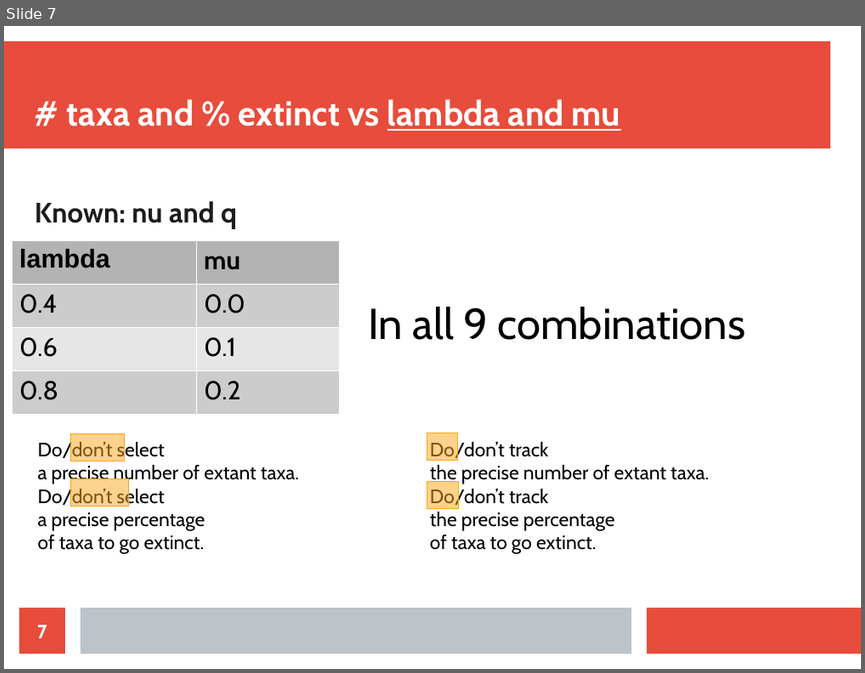
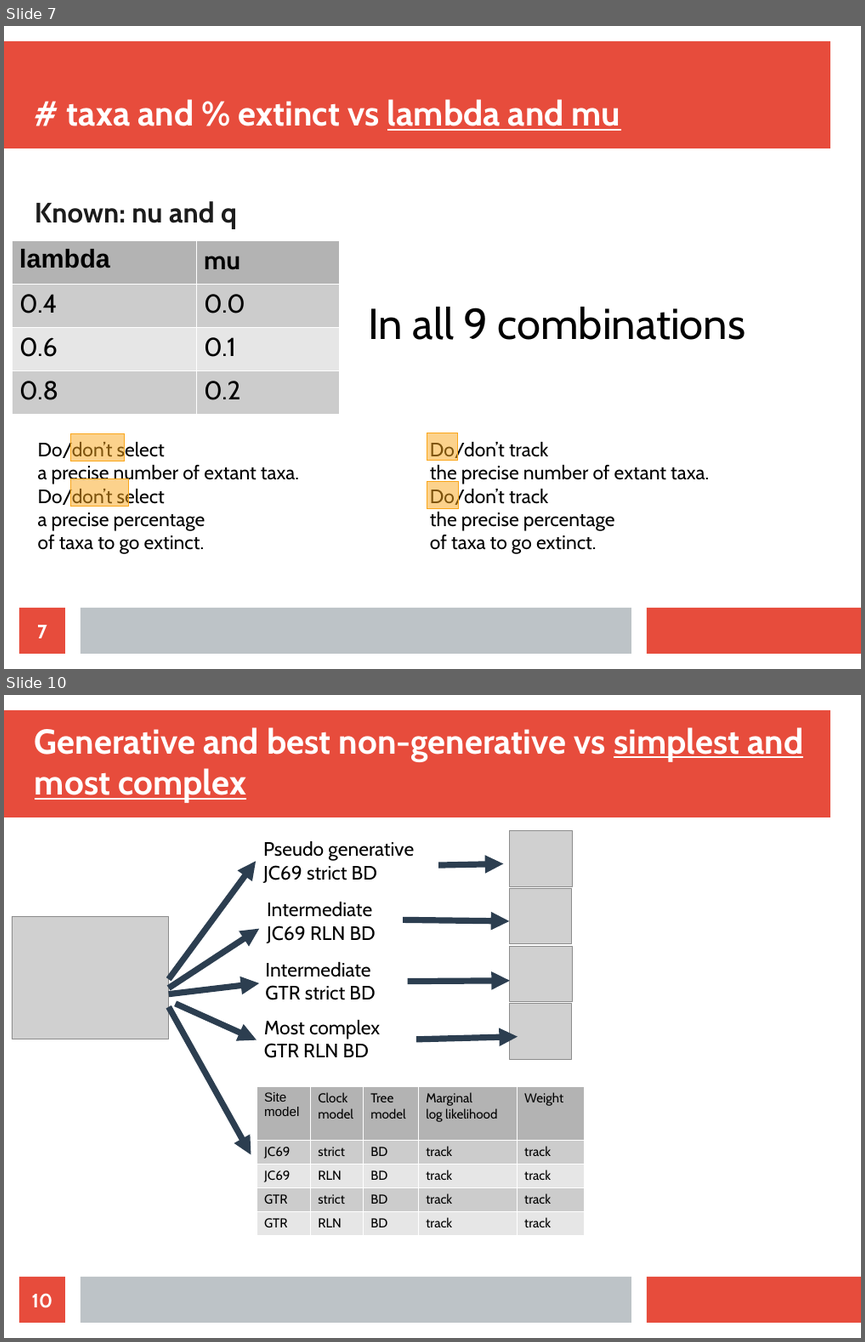
Before and after one commit to richelbilderbeek/razzo, a slide deck: doc/choices.odp. Shown one above the other, each under a label of ours: slide 7 before the commit, slides 7 and 10 after it; the slides between them are not shown. The pictures are 865x673 and 865x1342 pixels, drawn with LibreOffice and Linux fonts; fonts in the diff are those of the drawing; grey boxes stand for pictures. Boxes give left, top, right and bottom in pixels: in the first picture for what was removed or moved away, otherwise in the second. Text is boxed around its words. In the diff, an @@ line names an element or a change of style, - is before the commit and + after.

```diff
--- a/doc/choices.odp
+++ b/doc/choices.odp
@@ slide 10 added at (4,695,861,1338), background #FFFFFF; not listed: 3 template elements that a slide beside it also shows @@
@@ title added at (35,727,803,803), 32 pt, text #FFFFFF, bold @@
+Generative and best non-generative vs simplest and most complex
@@ text added at (263,841,414,883), 18 pt, text #000000 @@
+Pseudo generative
+JC69 strict BD
@@ picture added at (510,831,573,887) @@
@@ arrow added from (169, 979) to (256, 862), #2C3E50 5.67 pt @@
@@ arrow added from (438, 865) to (503, 863), #2C3E50 5.67 pt @@
@@ picture added at (510,888,572,944) @@
@@ picture added at (12,917,169,1039) @@
@@ text added at (267,902,375,943), 18 pt, text #000000 @@
+Intermediate
+JC69 RLN BD
@@ arrow added from (403, 919) to (510, 921), #2C3E50 5.67 pt @@
@@ arrow added from (169, 988) to (259, 928), #2C3E50 5.67 pt @@
@@ picture added at (510,946,573,1002) @@
@@ text added at (265,962,375,1000), 18 pt, text #000000 @@
+Intermediate
+GTR strict BD
@@ arrow added from (169, 994) to (259, 983), #2C3E50 5.67 pt @@
@@ arrow added from (408, 981) to (510, 981), #2C3E50 5.67 pt @@
@@ arrow added from (169, 1007) to (251, 1155), #2C3E50 5.67 pt @@
@@ arrow added from (175, 1004) to (256, 1040), #2C3E50 5.67 pt @@
@@ text added at (264,1020,380,1058), 18 pt, text #000000 @@
+Most complex
+GTR RLN BD
@@ picture added at (510,1003,572,1059) @@
@@ arrow added from (416, 1039) to (518, 1037), #2C3E50 5.67 pt @@
@@ table added at (256,1087,584,1231), 5 rows, 5 columns @@
+Site model | Clock model | Tree model | Marginal / log likelihood | Weight
+JC69 | strict | BD | track | track
+JC69 | RLN | BD | track | track
+GTR | strict | BD | track | track
+GTR | RLN | BD | track | track
@@ page number added at (19,1276,65,1322), fill #E74C3C, 18 pt, text #FFFFFF, bold @@
+10
```
Also in this commit, not shown: 2 slides changed, 3 other slides added, 3 other files.
